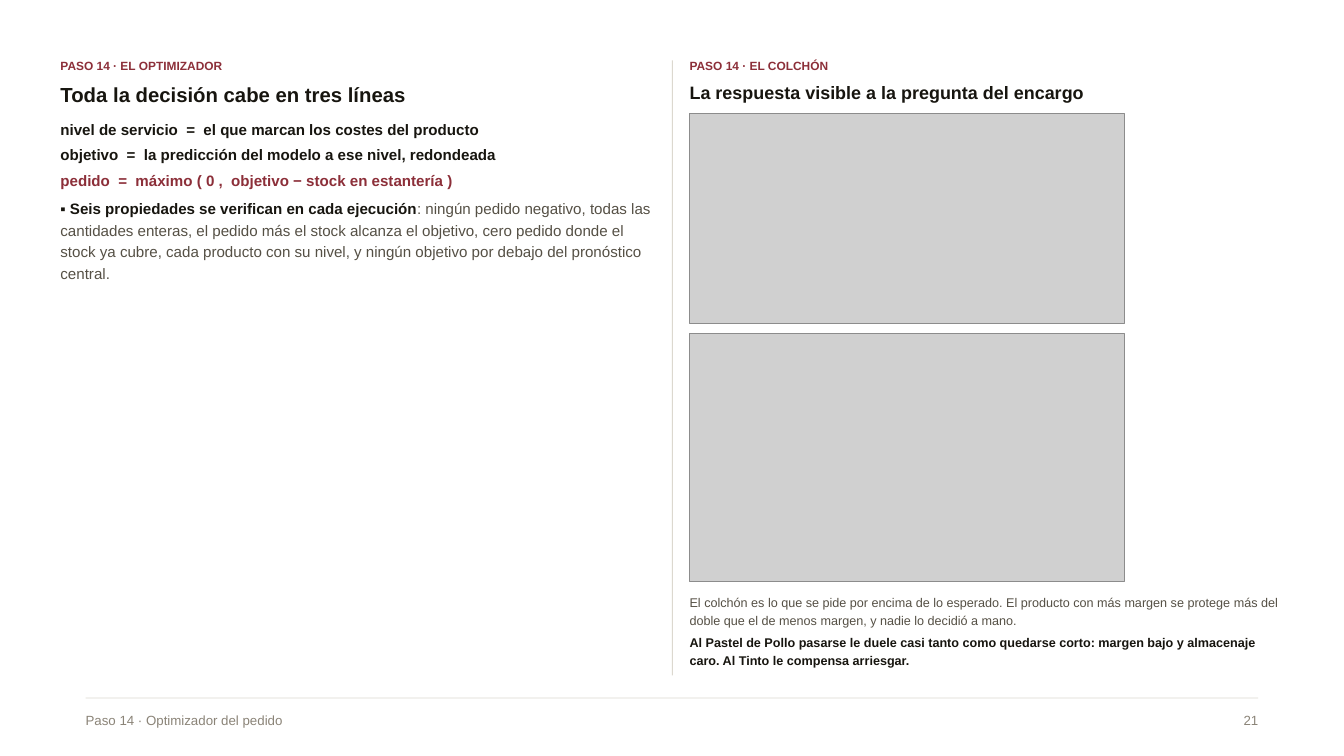
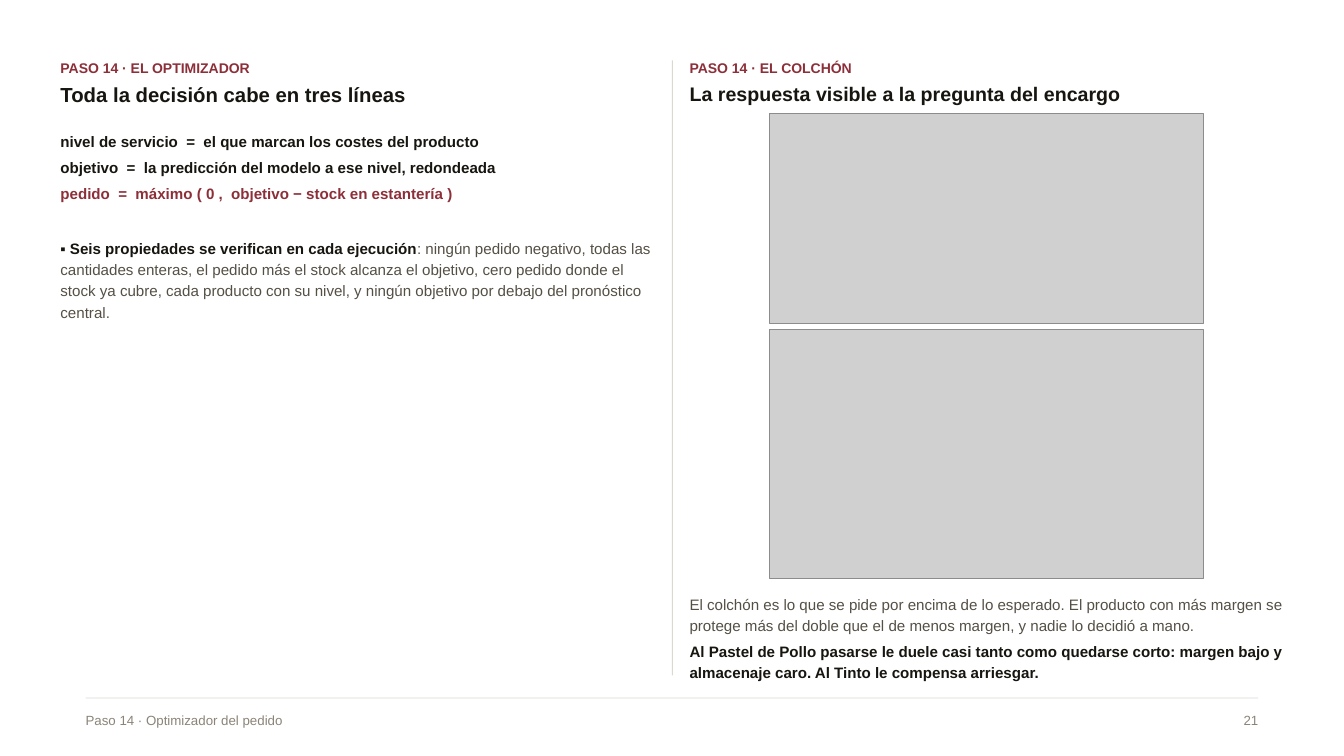
Before and after one commit to Danilo22m/Prueba_Tostao, a slide deck: slide 20 of Presentacion_Caso_A_compacta.pptx (slide 21 before the commit). Drawn at 1344x756 pixels with LibreOffice and Linux fonts; fonts in the diff are those of the drawing; grey boxes stand for pictures. Boxes give left, top, right and bottom in pixels: in the first picture for what was removed or moved away, otherwise in the second. Text is boxed around its words. In the diff, an @@ line names an element or a change of style, - is before the commit and + after.

```diff
--- a/Presentacion_Caso_A_compacta.pptx
+++ b/Presentacion_Caso_A_compacta.pptx
@@ text "PASO 14 · EL OPTIMIZADOR" at (x1=60, y1=63, x2=250, y2=73): size 8.5 to 10 pt @@
@@ text "PASO 14 · EL COLCHÓN" at (x1=690, y1=61, x2=852, y2=73): size 8.5 to 10 pt @@
@@ text "La respuesta visible a la ..." at (x1=690, y1=86, x2=1120, y2=105): size 12.8 to 14 pt @@
@@ picture moved from (x1=690, y1=114, x2=1124, y2=324) to (x1=769, y1=114, x2=1204, y2=324) @@
@@ text "nivel de servicio = el ..." moved from (x1=60, y1=124, x2=496, y2=189) to (x1=60, y1=136, x2=496, y2=202) @@
@@ text "▪ Seis propiedades se verifican ..." moved from (x1=60, y1=203, x2=650, y2=279) to (x1=60, y1=243, x2=650, y2=318) @@
@@ picture moved from (x1=690, y1=334, x2=1124, y2=582) to (x1=769, y1=330, x2=1204, y2=578) @@
@@ text "El colchón es lo que ..." at (x1=690, y1=599, x2=1282, y2=681): size 9 to 10.8 pt @@
```
Also in this commit, not shown: 21 other slides changed, 2 slides removed, 1 other file.
